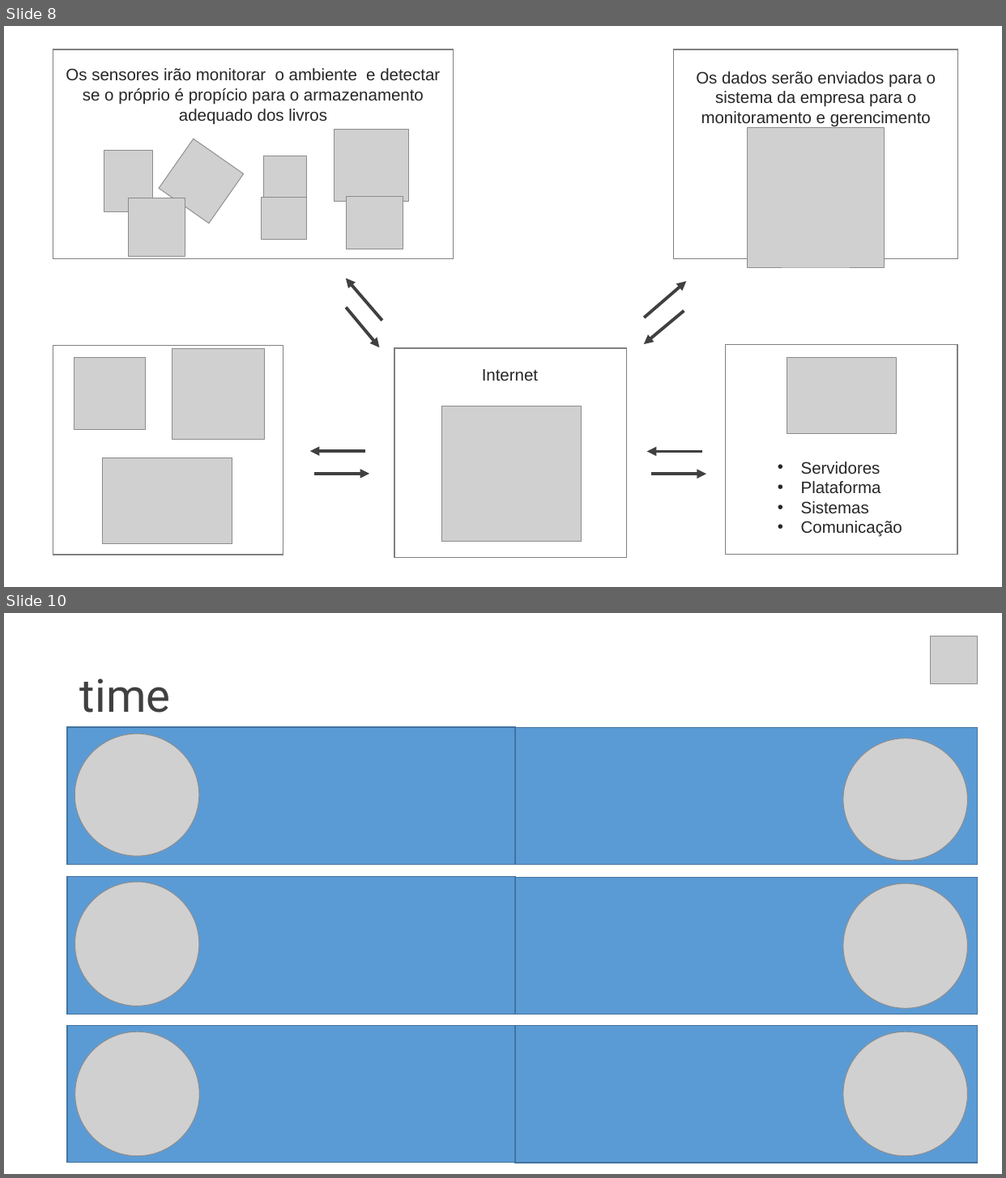
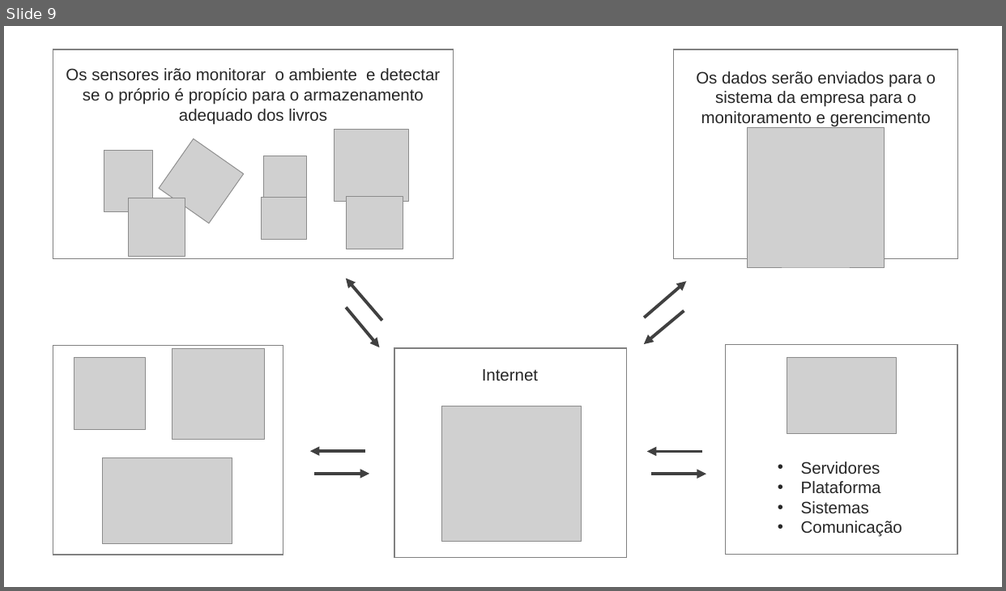
Before and after one commit to gui-ss/projeto-bandtec, a slide deck: documentacao/chameleon.pptx. Shown one above the other, each under a label of ours: slides 8 and 10 before the commit, slide 9 after it; the slides between them are not shown. The pictures are 1006x1178 and 1006x591 pixels, drawn with LibreOffice and Linux fonts; fonts in the diff are those of the drawing; grey boxes stand for pictures. Boxes give left, top, right and bottom in pixels: in the first picture for what was removed or moved away, otherwise in the second. Text is boxed around its words. In the diff, an @@ line names an element or a change of style, - is before the commit and + after.

```diff
--- a/documentacao/chameleon.pptx
+++ b/documentacao/chameleon.pptx
@@ slide 10 removed at (4,613,1002,1174), background #FFFFFF @@
@@ picture removed at (930,636,978,683) @@
@@ title removed at (80,679,171,713) @@
-time
@@ rectangle removed at (68,727,515,865) @@
@@ picture removed at (75,734,199,855) @@
@@ rectangle removed at (515,727,978,865) @@
@@ picture removed at (843,738,967,860) @@
@@ rectangle removed at (68,876,515,1014) @@
@@ rectangle removed at (515,877,978,1014) @@
@@ picture removed at (75,882,199,1006) @@
@@ picture removed at (843,884,967,1009) @@
@@ rectangle removed at (68,1025,515,1163) @@
@@ rectangle removed at (515,1025,978,1163) @@
@@ picture removed at (75,1033,199,1157) @@
@@ picture removed at (843,1033,967,1157) @@
@@ what was slide 8 is now slide 9 @@
```
Also in this commit, not shown: 13 slides changed, 5 slides added, 5 other files.
